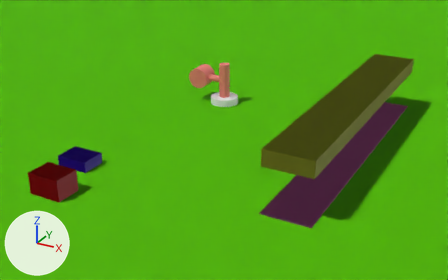
A saved change to the glTF model frontend/src/assets/models/w.glb.
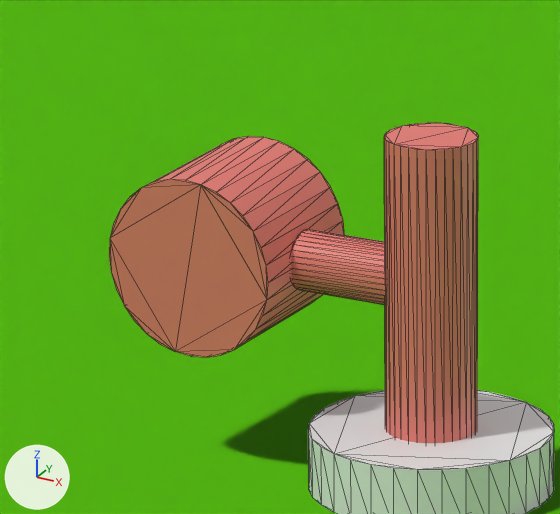
The first picture shows the older version from a camera (50 mm lens) standing at (15.2, -30.4, 12.76) and looking at (-1.01, -0.92, -1.98). The close-ups show both versions on the part from 40% to 53% of the width and 18% to 38% of the height of that picture. Arrows for +X, +Y and +Z are at lower left; the lights stay in place. The close-ups show mesh edges as thin lines. Where no turn or scale is listed for an object, it has been applied to the vertices. Vertices at the same position are counted once.
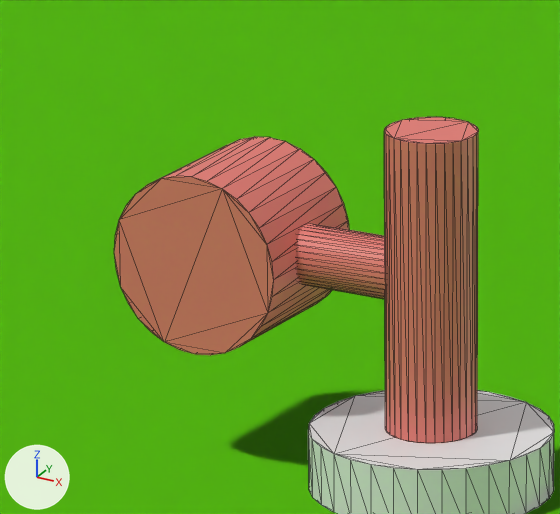
The change, as a list of edits to the scene's bpy script:
```text
Change me_cylinder_001:
    where me_cylinder_001.from_pydata(...)  # 192 vertices, 372 faces; spans x -7.07..1.0, y -1.72..1.72, z -1.0..1.0
    used by ob_hammer_001; location = (-1.481, 0.0, 1.36); scale = (0.3, 0.3, 1.0)
    me_cylinder_001 part 1: the loose piece of 64 vertices spanning x -1.0..1.0, y -1.0..1.0, z -1.0..1.0 is moved by (-2.47, 1.68, 0.0)
    me_cylinder_001 part 2: the loose piece of 64 vertices spanning x -7.07..-3.07, y -1.72..1.72, z -0.58..0.65 is multiplied about its middle by the matrix ((0.0, 0.4, 0.033), (-0.167, 0.0, 0.0), (0.0, -0.005, 0.666)), then moved by (4.17, 1.73, -0.04)
    me_cylinder_001 part 3: the loose piece of 64 vertices spanning x -3.14..-0.47, y -0.67..0.67, z -0.16..0.24 is multiplied about its middle by the matrix ((0.0, 0.0, -2.5), (1.25, 0.0, 0.0), (0.0, -0.9, 0.0)), then moved by (1.8, 1.67, -0.04)
Change ob_hammer_001:
    ob_hammer_001.location: (-1.481, 0.0, 1.36) -> (-1.481, 0.0, 0.4)
    ob_hammer_001.rotation_euler: (0.0, 0.0, 0.0) -> (1.571, 0.0, 0.0)  # degrees (0, 0, 0) -> degrees (90, 0, 0)
    ob_hammer_001.scale: (0.3, 0.3, 1.0) -> (0.6, 0.6, 0.5)
```

Changed parts and their boxes [x1, y1, x2, y2] in the close-ups (560 x 514 px; the box of a moved part takes in the faces that stretch with it):
'Hammer.001', reshaped, moved, turned, rescaled
    before: [109, 123, 478, 443]
    after: [114, 117, 478, 443]
part 1 of me_cylinder_001, moved or reshaped
    before: [384, 123, 478, 443]
    after: [114, 137, 349, 355]
part 2 of me_cylinder_001, moved or reshaped
    before: [109, 136, 345, 357]
    after: [296, 223, 386, 299]
part 3 of me_cylinder_001, moved or reshaped
    before: [291, 229, 386, 305]
    after: [384, 117, 478, 443]
